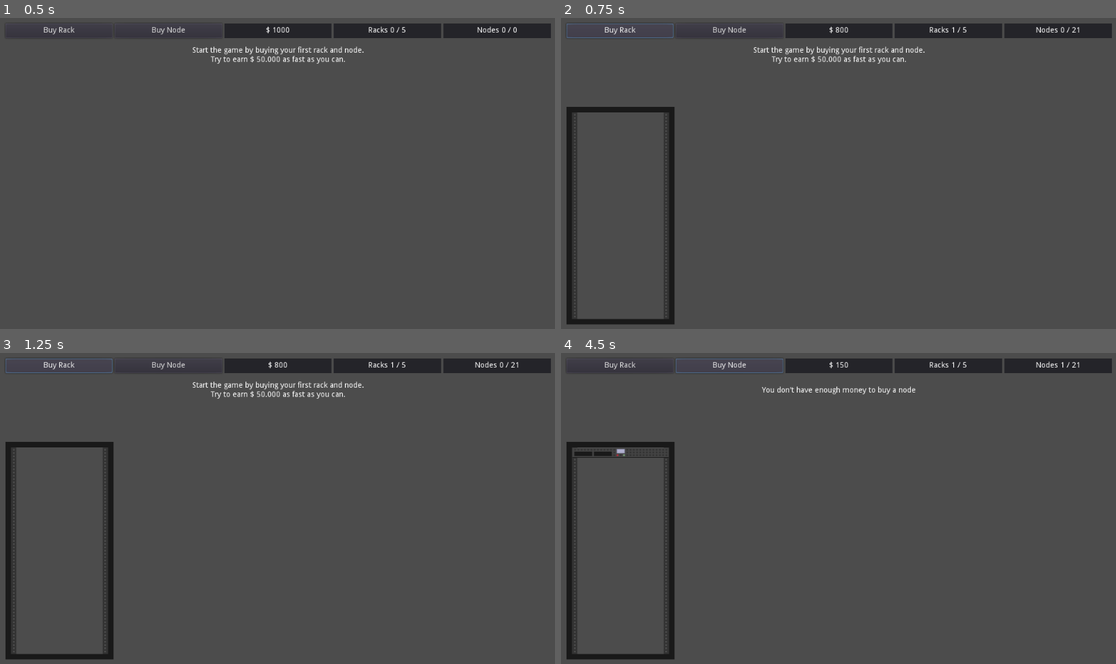
Above: before the commit, frames 1-4 (two rows, left to right).
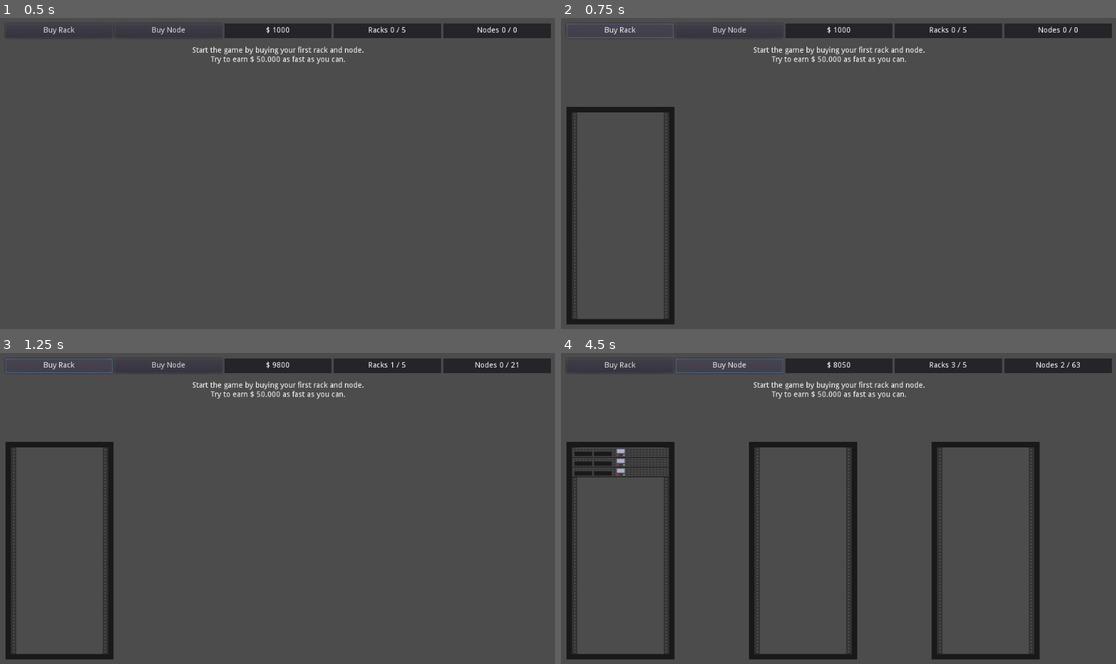
Above: after the commit, the same moments.

Repository: KjarrigansGames/DC_Tycoon
Game: Godot game, scene res://Game.tscn
Two runs of this game, one before a commit and one after it. Both use one fixed random seed, a clock stepped at 60 frames per second and the inputs below.
Inputs:
- Up to frame 1 (0.5 s): no input
- Up to frame 2 (0.75 s): click "Buy Rack" at 0.5 s
- Up to frame 3 (1.25 s): no input
- Up to frame 4 (4.5 s): click "Buy Node" at 1.25 s; click "Buy Rack" at 2 s; click "Buy Node" at 2.75 s; click "Buy Rack" at 3.5 s; click "Buy Node" at 4.25 s

Frame 1 is identical in both runs. In frame 2, 0.1% of the frame differs, in the area x 47-94%, y 2-5%; in frame 3, less than 0.1%; in frame 4, 6.9%, in the area x 2-94%, y 2-99%.

Commit message:
Split the HUD into logical chunks
  * HUD now only has UI related functions
  * Rack now contains logic and attributes
  * Node now contains logic and attributes
  * Game brings them all together

Diff:
--- /dev/null
+++ b/Game.gd
@@ -0,0 +1,76 @@
+extends Node
+
+const MAX_RACKS = 5
+const INCOME_PER_NODE = 50
+
+var racks = Array()
+var cash = 10000
+
+var game_ticks = Timer.new()
+func _ready():
+	add_child(game_ticks)
+	game_ticks.wait_time = 1.0
+	game_ticks.connect("timeout", self, "_tick")
+	game_ticks.start()
+
+func _tick():
+	cash += (num_nodes() * INCOME_PER_NODE)
+	if cash > 50000:
+		$HUD.notice("You have won!")
+		game_ticks.stop()
+	$HUD.update_stats_panel()
+
+func pay_for(obj):
+	if enough_money_for(obj):
+		cash -= obj.cost()
+		return true
+	return false
+
+func enough_money_for(obj):
+	var enough = (cash - obj.cost()) > 0
+	if enough:
+		return true
+
+	$HUD.notice("You don't have enough money to buy a %s" % obj.get_name())
+	return false
+
+func enough_space_for(obj):
+	var enough = false
+	match obj.get_name():
+		"Rack": enough = racks.size() < MAX_RACKS
+		"Node": enough = free_rack()
+	if not enough:
+		$HUD.notice("Not enough space for another %s" % obj.get_name())
+	return enough
+
+func add_rack(rack):
+	racks.append(rack)
+	$Datacenter.add_child(rack)
+
+func add_node(node):
+	free_rack().add_node(node)
+
+func free_rack():
+	for rack in racks:
+		if rack.nodes.size() < rack.max_nodes:
+			return rack
+	return false
+
+func cost_for(obj_type):
+	var cost = -1
+	match obj_type:
+		"rack": cost = 200
+		"node": cost = 800
+	return cost
+
+func num_nodes():
+	var sum = 0
+	for rack in racks:
+		sum += rack.nodes.size()
+	return sum
+
+func max_nodes():
+	var sum = 0
+	for rack in racks:
+		sum += rack.max_nodes
+	return sum
--- a/Game.tscn
+++ b/Game.tscn
@@ -1,10 +1,13 @@
-[gd_scene load_steps=2 format=2]
+[gd_scene load_steps=3 format=2]
 
-[ext_resource path="res://HUD.tscn" type="PackedScene" id=1]
+[ext_resource path="res://Game.gd" type="Script" id=1]
+[ext_resource path="res://HUD.tscn" type="PackedScene" id=2]
 
 [node name="Game" type="Node"]
 
-[node name="HUD" parent="." index="0" instance=ExtResource( 1 )]
+script = ExtResource( 1 )
+
+[node name="HUD" parent="." index="0" instance=ExtResource( 2 )]
 
 [node name="Datacenter" type="HBoxContainer" parent="." index="1"]
 
--- a/HUD.gd
+++ b/HUD.gd
@@ -1,64 +1,6 @@
 extends Control
 
-var cash = 1000
-var num_nodes = 0
-var num_racks = 0
-const MAX_NODES = 21
-const MAX_RACKS = 5
-const INCOME_PER_NODE = 50
-
-func _on_Buy_Node_pressed():
-	if not enough_money_for("node"):
-		notice("You don't have enough money to buy a node")
-		return
-
-	var racks = get_parent().find_node("Datacenter").get_children()
-	if (num_racks * MAX_NODES) - num_nodes < 1:
-		notice("No empty rack slot left!")
-		return
-
-	var rack = racks[num_nodes / MAX_NODES]
-	var node = load("res://Node_A.tscn").instance()
-	node.position = Vector2(0, num_nodes % MAX_NODES * 18)
-	rack.add_child(node)
-	num_nodes += 1
-	cash -= cost_for("node")
-	update_stats_panel()
-
-func _on_Buy_Rack_pressed():
-	if not enough_money_for("rack"):
-		notice("You don't have enough money to buy a rack")
-		return
-
-	if num_racks >= MAX_RACKS:
-		notice("Datacenter full")
-		return
-
-	var rack = load("res://Rack_A.tscn").instance()
-	rack.set_h_size_flags(SIZE_EXPAND_FILL)
-	get_parent().find_node("Datacenter").add_child(rack)
-	num_racks += 1
-	cash -= cost_for("rack")
-	update_stats_panel()
-
-func cost_for(obj_type):
-	var cost = -1
-	match obj_type:
-		"rack": cost = 200
-		"node": cost = 800
-	return cost
-
-func enough_money_for(obj_type):
-	var cost = cost_for(obj_type)
-	return cost >= 0 && (cash - cost) >= 0
-
-func update_stats_panel():
-	get_node("VBox/Layout/RackSlots/Text").text = "Racks %s / %s" % [num_racks, MAX_RACKS]
-	get_node("VBox/Layout/NodeSlots/Text").text = "Nodes %s / %s" % [num_nodes, num_racks * MAX_NODES]
-	get_node("VBox/Layout/Cash/Text").text = "$ %s" % cash
-
 var notice_timer = Timer.new()
-var game_ticks = Timer.new()
 func _ready():
 	notice_timer.one_shot = true
 	notice_timer.wait_time = 10.0
@@ -66,17 +8,29 @@
 	notice_timer.connect("timeout", self, "_remove_notice")
 	notice_timer.start()
 
-	add_child(game_ticks)
-	game_ticks.wait_time = 1.0
-	game_ticks.connect("timeout", self, "_tick")
-	game_ticks.start()
+func _on_Buy_Node_pressed():
+	var node = load("res://Node.tscn").instance()
 
-func _tick():
-	cash += (num_nodes * INCOME_PER_NODE)
-	if cash > 50000:
-		notice("You have won!")
-		game_ticks.stop()
-	update_stats_panel()
+	if not get_parent().enough_space_for(node):
+		return
+
+	if get_parent().pay_for(node):
+		get_parent().add_node(node)
+
+func _on_Buy_Rack_pressed():
+	var rack = load("res://Rack.tscn").instance()
+
+	if not get_parent().enough_space_for(rack):
+		return
+
+	if get_parent().pay_for(rack):
+		get_parent().add_rack(rack)
+
+func update_stats_panel():
+	pass
+	get_node("VBox/Layout/RackSlots/Text").text = "Racks %s / %s" % [get_parent().racks.size(), get_parent().MAX_RACKS]
+	get_node("VBox/Layout/NodeSlots/Text").text = "Nodes %s / %s" % [get_parent().num_nodes(), get_parent().max_nodes()]
+	get_node("VBox/Layout/Cash/Text").text = "$ %s" % get_parent().cash
 
 func _remove_notice():
     get_node("VBox/Message").text = ""
--- /dev/null
+++ b/Node.gd
@@ -0,0 +1,4 @@
+extends Sprite
+
+func cost():
+	return 800
--- a/Node_A.tscn
+++ b/Node.tscn
@@ -1,9 +1,11 @@
-[gd_scene load_steps=2 format=2]
+[gd_scene load_steps=3 format=2]
 
 [ext_resource path="res://Assets/Node_A.png" type="Texture" id=1]
+[ext_resource path="res://Node.gd" type="Script" id=2]
 
-[node name="Node_A" type="Sprite"]
+[node name="Node" type="Sprite"]
 
 texture = ExtResource( 1 )
 offset = Vector2( 100, 20 )
+script = ExtResource( 2 )
 _sections_unfolded = [ "Offset", "Transform" ]
--- /dev/null
+++ b/Rack.gd
@@ -0,0 +1,15 @@
+extends MarginContainer
+
+var nodes = Array()
+var max_nodes = 21
+
+func _ready():
+	set_h_size_flags(SIZE_EXPAND_FILL)
+
+func add_node(node):
+	node.position = Vector2(0, nodes.size() % max_nodes * 18)
+	nodes.append(node)
+	add_child(node)
+
+func cost():
+	return 200
--- a/Rack_A.tscn
+++ b/Rack.tscn
@@ -1,8 +1,9 @@
-[gd_scene load_steps=2 format=2]
+[gd_scene load_steps=3 format=2]
 
-[ext_resource path="res://Assets/Rack_A.png" type="Texture" id=1]
+[ext_resource path="res://Rack.gd" type="Script" id=1]
+[ext_resource path="res://Assets/Rack_A.png" type="Texture" id=2]
 
-[node name="Rack" type="MarginContainer"]
+[node name="Rack" type="MarginContainer" index="0"]
 
 anchor_left = 0.0
 anchor_top = 0.0
@@ -20,21 +21,22 @@
 custom_constants/margin_top = 0
 custom_constants/margin_left = 0
 custom_constants/margin_bottom = 0
+script = ExtResource( 1 )
 _sections_unfolded = [ "Anchor", "Margin", "Size Flags", "custom_constants" ]
 __meta__ = {
 "_edit_group_": true
 }
 
-[node name="Rack_A" type="Sprite" parent="." index="0"]
+[node name="Image" type="Sprite" parent="." index="0"]
 
 position = Vector2( 99.5, 200.5 )
-texture = ExtResource( 1 )
+texture = ExtResource( 2 )
 _sections_unfolded = [ "Animation", "Offset", "Transform" ]
 __meta__ = {
 "_edit_group_": true
 }
 
-[node name="VBoxContainer" type="VBoxContainer" parent="Rack_A" index="0"]
+[node name="VBoxContainer" type="VBoxContainer" parent="Image" index="0"]
 
 anchor_left = 0.0
 anchor_top = 0.0
